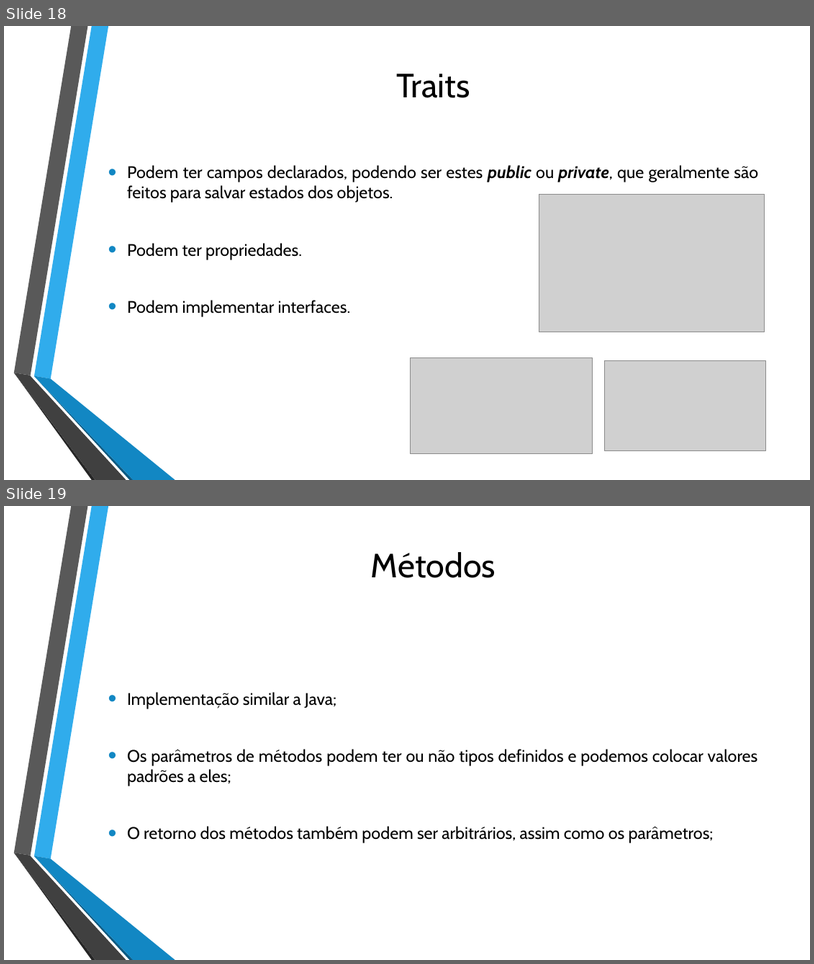
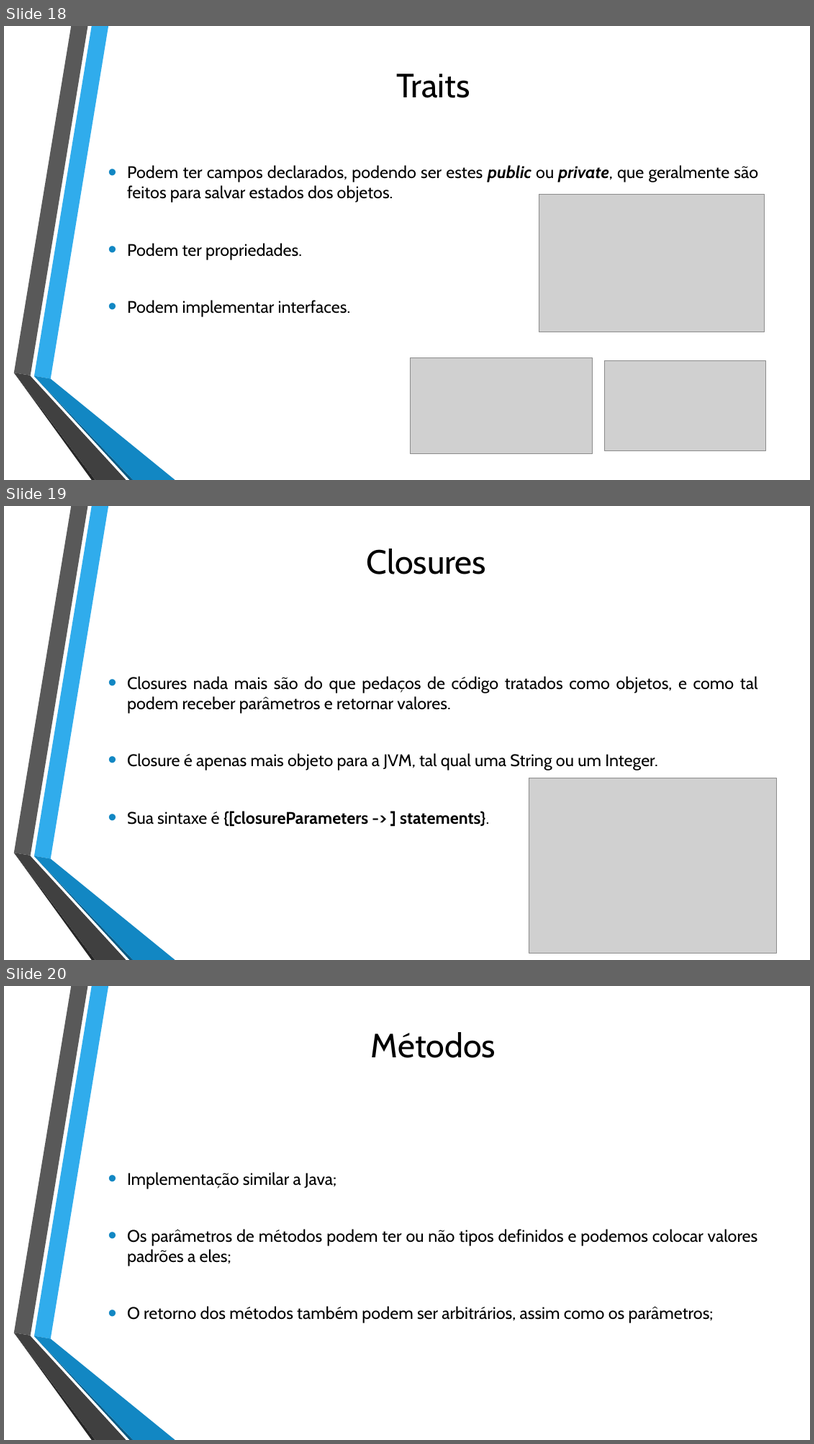
Before and after one commit to Sevzera/lp-cefet, a slide deck: Seminario/Apresentacao Groovy.pptx. Shown one above the other, each under a label of ours: slides 18 and 19 before the commit, slides 18, 19 and 20 after it. The pictures are 814x964 and 814x1444 pixels, drawn with LibreOffice and Linux fonts; fonts in the diff are those of the drawing; grey boxes stand for pictures; background and template pictures are left out. Boxes give left, top, right and bottom in pixels: in the first picture for what was removed or moved away, otherwise in the second. Text is boxed around its words. In the diff, an @@ line names an element or a change of style, - is before the commit and + after.

Commit message:
Adicionando closures na apresentacao

```diff
--- a/Seminario/Apresentacao Groovy.pptx
+++ b/Seminario/Apresentacao Groovy.pptx
@@ slide 19 added at box(4, 506, 810, 960), background picture (left out); not listed: 6 template elements that a slide beside it also shows @@
@@ title added at box(367, 548, 486, 574), 40 pt, text #000000 @@
+Closures
@@ text added at box(127, 676, 759, 826), 20 pt, text #000000 @@
+• Closures nada mais são do que pedaços de código tratados como objetos, e como tal podem receber parâmetros e retornar valores.
+• Closure é apenas mais objeto para a JVM, tal qual uma String ou um Integer.
+• Sua sintaxe é {[closureParameters -> ] statements}.
@@ picture added at box(530, 778, 777, 953) @@
@@ what was slide 19 is now slide 20 @@
```
Also in this commit, not shown: 3 other files.
